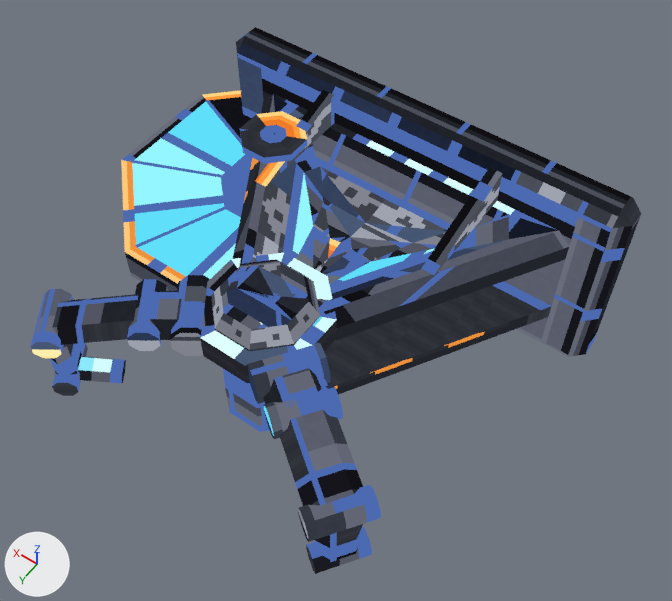
Before and after pictures for a commit that changed the glTF model art/out/marlit_wireless.glb.
Camera for both pictures: a 50 mm lens placed at (-1.99, 2.33, 3.13), pointed at (-0.55, 0.3, -0.06). The lights are fixed; the arrows at lower left show +X, +Y and +Z. The older version comes first. Vertices at exactly the same position are counted once.

Script lines for the objects in view, before the commit:
```python
me_marlit_wireless_body = bpy.data.meshes.new('marlit_wireless_body')
me_marlit_wireless_body.from_pydata(...)  # 503 vertices, 836 faces; spans x -1.5..0.5, y -0.5..1.32, z -0.5..0.5
me_marlit_wireless_body.materials.append(mat_marlit_wireless)
me_marlit_wireless_disc = bpy.data.meshes.new('marlit_wireless_disc')
me_marlit_wireless_disc.from_pydata(...)  # 98 vertices, 112 faces; spans x -0.7..0.7, y -0.7..0.7, z -0.11..0.11
me_marlit_wireless_disc.materials.append(mat_marlit_wireless)
me_marlit_wireless_lens = bpy.data.meshes.new('marlit_wireless_lens')
me_marlit_wireless_lens.from_pydata(...)  # 25 vertices, 40 faces; spans x -0.14..0.14, y -0.14..0.14, z 0.36..0.395
me_marlit_wireless_lens.materials.append(mat_marlit_wireless)
ob_marlit_wireless_body = bpy.data.objects.new('marlit_wireless_body', me_marlit_wireless_body)
ob_marlit_wireless_body.location = (0.0, 0.0, 0.0)
ob_marlit_wireless_disc = bpy.data.objects.new('marlit_wireless_disc', me_marlit_wireless_disc)
ob_marlit_wireless_disc.location = (0.0, 0.0, 0.0)
ob_marlit_wireless_lens = bpy.data.objects.new('marlit_wireless_lens', me_marlit_wireless_lens)
ob_marlit_wireless_lens.location = (0.0, 0.0, 0.0)
```
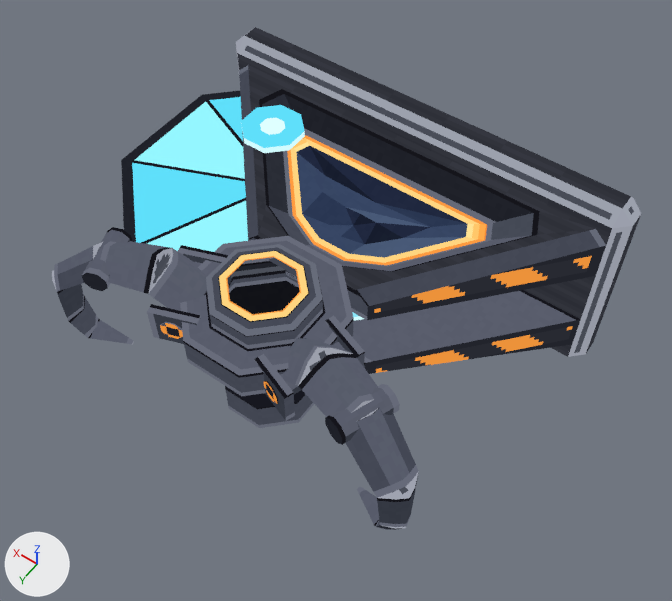
Diff of the bpy script that builds the scene:
```diff
--- a/art/out/marlit_wireless.glb.py
+++ b/art/out/marlit_wireless.glb.py
@@ me_marlit_wireless_body @@
 # used by ob_marlit_wireless_body; location = (0.0, 0.0, 0.0)
-me_marlit_wireless_body.from_pydata(...)  # 503 vertices, 836 faces; spans x -1.5..0.5, y -0.5..1.32, z -0.5..0.5
+me_marlit_wireless_body.from_pydata(...)  # 463 vertices, 844 faces; spans x -1.5..0.5, y -0.5..1.08, z -0.5..0.5
+# me_marlit_wireless_body part 1: the loose piece of 16 vertices spanning x -1.31..-1.07, y 1.05..1.32, z 0.12..0.22 is turned 15 degrees about the z axis through its middle and scaled by 0.921, then moved by (0.09, -0.27, 0.2)
+# me_marlit_wireless_body part 2: the loose piece of 16 vertices spanning x -0.25..0.0, y 0.82..1.1, z 0.17..0.29 is turned -15 degrees about the z axis through its middle and scaled by 0.905, then moved by (0.22, -0.04, 0.14)
+# me_marlit_wireless_body part 3: the loose piece of 49 vertices spanning x -1.3..0.3, y -0.3..0.7, z 0.16..0.3 is rebuilt with 49 vertices and now spans x -1.44..0.44, y -0.3..0.44, z 0.15..0.4
+# me_marlit_wireless_body part 4: the loose piece of 12 vertices spanning x -0.34..-0.05, y 0.76..1.06, z 0.17..0.29 is rebuilt with 16 vertices and now spans x -0.3..-0.1, y 0.62..0.99, z 0.2..0.29
+# me_marlit_wireless_body part 5: the loose piece of 12 vertices spanning x -0.95..-0.66, y 0.76..1.06, z 0.17..0.29 is rebuilt with 16 vertices and now spans x -0.9..-0.7, y 0.62..0.99, z 0.2..0.29
+# me_marlit_wireless_body part 6: the loose piece of 12 vertices spanning x -1.3..0.3, y -0.3..0.7, z -0.3..-0.16 is rebuilt with 12 vertices and now spans x -1.44..0.44, y -0.3..0.44, z -0.4..-0.15
+# me_marlit_wireless_body part 7: a new loose piece of 62 vertices spanning x -1.37..-0.7, y 0.67..1.08, z -0.2..0.46, in mat_marlit_wireless
+# me_marlit_wireless_body part 8: a new loose piece of 62 vertices spanning x -0.3..0.37, y 0.67..1.08, z -0.2..0.46, in mat_marlit_wireless
+# me_marlit_wireless_body part 9: 17 loose pieces with 140 vertices, spanning x -1.44..0.44, y -0.3..1.32, z -0.46..0.46, are deleted
+# me_marlit_wireless_body part 10: 128 vertices removed from x -1.26..0.26, y 0.44..1.28, z 0.11..0.37; 96 vertices added at x -0.95..-0.05, y 0.38..1.02, z 0.11..0.42
+# me_marlit_wireless_body part 11: 8 vertices removed from x -0.7..-0.3, y 0.5..0.9, z -0.3; 8 vertices added at x -0.7..-0.3, y 0.5..0.9, z -0.27
+# me_marlit_wireless_body part 12: 202 kept faces spanning x -1.5..0.5, y -0.5..0.9, z -0.5..0.5 get new texture (UV) coordinates
 me_marlit_wireless_body.materials.append(mat_marlit_wireless)
@@ me_marlit_wireless_disc @@
 me_marlit_wireless_disc.from_pydata(...)  # 98 vertices, 112 faces; spans x -0.7..0.7, y -0.7..0.7, z -0.11..0.11
 # used by ob_marlit_wireless_disc; location = (0.0, 0.0, 0.0)
+# me_marlit_wireless_disc part 13: texture (UV) coordinates of 112 of 112 faces, centred in x -0.7..0.7, y -0.7..0.7, z -0.1..0.1, changed; they spanned u 0.02..0.98, v 0.5..0.89 and now span u 0.0..0.99, v 0.54..0.91
 me_marlit_wireless_disc.materials.append(mat_marlit_wireless)
@@ me_marlit_wireless_lens @@
 # used by ob_marlit_wireless_lens; location = (0.0, 0.0, 0.0)
-me_marlit_wireless_lens.from_pydata(...)  # 25 vertices, 40 faces; spans x -0.14..0.14, y -0.14..0.14, z 0.36..0.395
+me_marlit_wireless_lens.from_pydata(...)  # 25 vertices, 40 faces; spans x -0.13..0.13, y -0.13..0.13, z 0.41..0.44
+# me_marlit_wireless_lens part 14: the whole mesh is scaled about its middle by (0.929, 0.929, 0.857), then moved by (0.0, 0.0, 0.048)
 me_marlit_wireless_lens.materials.append(mat_marlit_wireless)
```

Where the change shows, as pixel boxes [x1, y1, x2, y2] in the pictures (672 x 601 px; the box of a moved part takes in the faces that stretch with it):
'marlit_wireless_body', reshaped (8% shorter): before [30, 27, 641, 574]; after [52, 27, 641, 530]
'marlit_wireless_lens', moved, rescaled (9% shorter): before [240, 111, 307, 164]; after [241, 105, 305, 153]
part 1 of me_marlit_wireless_body, moved or reshaped: before [298, 485, 381, 542]; after [325, 384, 400, 445]
part 2 of me_marlit_wireless_body, moved or reshaped: before [127, 279, 168, 351]; after [82, 227, 132, 291]
part 3 of me_marlit_wireless_body, rebuilt (7% wider): before [227, 94, 569, 341]; after [239, 65, 606, 320]
part 4 of me_marlit_wireless_body, rebuilt: before [144, 291, 183, 340]; after [160, 262, 202, 339]
part 5 of me_marlit_wireless_body, rebuilt: before [263, 368, 328, 408]; after [264, 342, 344, 404]
part 6 of me_marlit_wireless_body, rebuilt: before [324, 281, 551, 395]; after [353, 290, 581, 374]
part 7 of me_marlit_wireless_body, added (blue): after [283, 338, 419, 530]
part 8 of me_marlit_wireless_body, added (blue): after [52, 241, 207, 344]
part 9 of me_marlit_wireless_body, deleted: before [30, 57, 610, 574]
part 10 of me_marlit_wireless_body, moved or reshaped: before [52, 252, 363, 506]; after [147, 236, 365, 421]
part 11 of me_marlit_wireless_body, moved or reshaped: before [225, 388, 269, 432]; after [225, 388, 314, 428]
part 12 of me_marlit_wireless_body, surface changed: [225, 27, 641, 408] in both
part 13 of me_marlit_wireless_disc, surface changed: before [121, 90, 252, 291]; after [121, 91, 364, 320]
